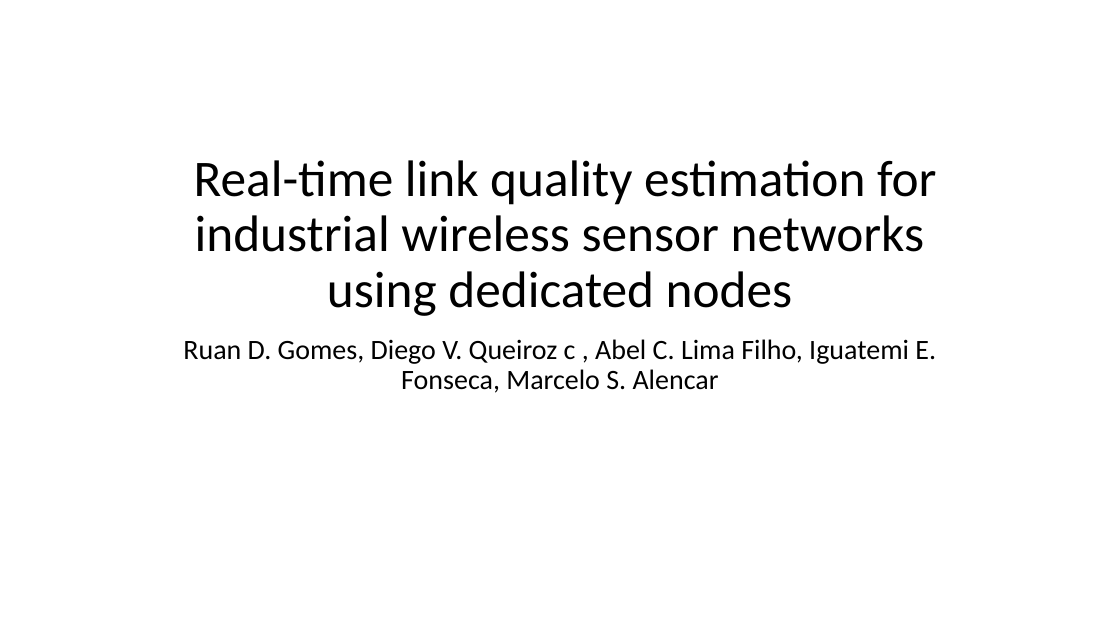
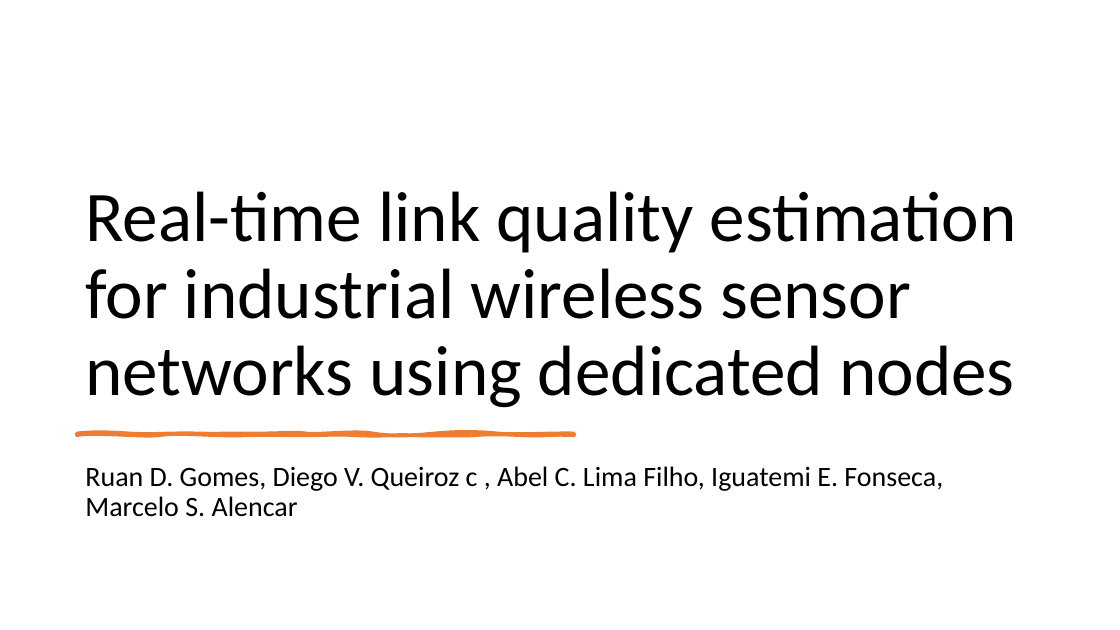
Before and after one commit to huynn8/paper_draft, a slide deck: slide 1 of Real-time link quality estimation for industrial wireless sensor networks using de dicate d nodes.pptx. Drawn at 1120x630 pixels with LibreOffice and Linux fonts; fonts in the diff are those of the drawing. Boxes give left, top, right and bottom in pixels: in the first picture for what was removed or moved away, otherwise in the second. Text is boxed around its words. In the diff, an @@ line names an element or a change of style, - is before the commit and + after.

```diff
--- a/Real-time link quality estimation for industrial wireless sensor networks using de dicate d nodes.pptx
+++ b/Real-time link quality estimation for industrial wireless sensor networks using de dicate d nodes.pptx
@@ title "Real-time link quality estimation for ...": place and size @@
-title "Real-time link quality estimation for ..." at bbox=[194, 160, 936, 316]
+title "Real-time link quality estimation for ..." at bbox=[85, 191, 1017, 408]
@@ title "Real-time link quality estimation for ..." at bbox=[85, 191, 1017, 408]: size 44 to 61 pt; alignment centre to left @@
@@ freeform shape added at bbox=[77, 434, 575, 435], fill #ED7D31, outline #ED7D31 3.25 pt @@
@@ subtitle "Ruan D. Gomes, Diego V. ...": place and size @@
-subtitle "Ruan D. Gomes, Diego V. ..." at bbox=[183, 339, 936, 393]
+subtitle "Ruan D. Gomes, Diego V. ..." at bbox=[85, 466, 943, 517]
@@ subtitle "Ruan D. Gomes, Diego V. ..." at bbox=[85, 466, 943, 517]: alignment centre to left @@
```
Also in this commit, not shown: 7 other slides changed, 22 slides added, 1 slide removed.
